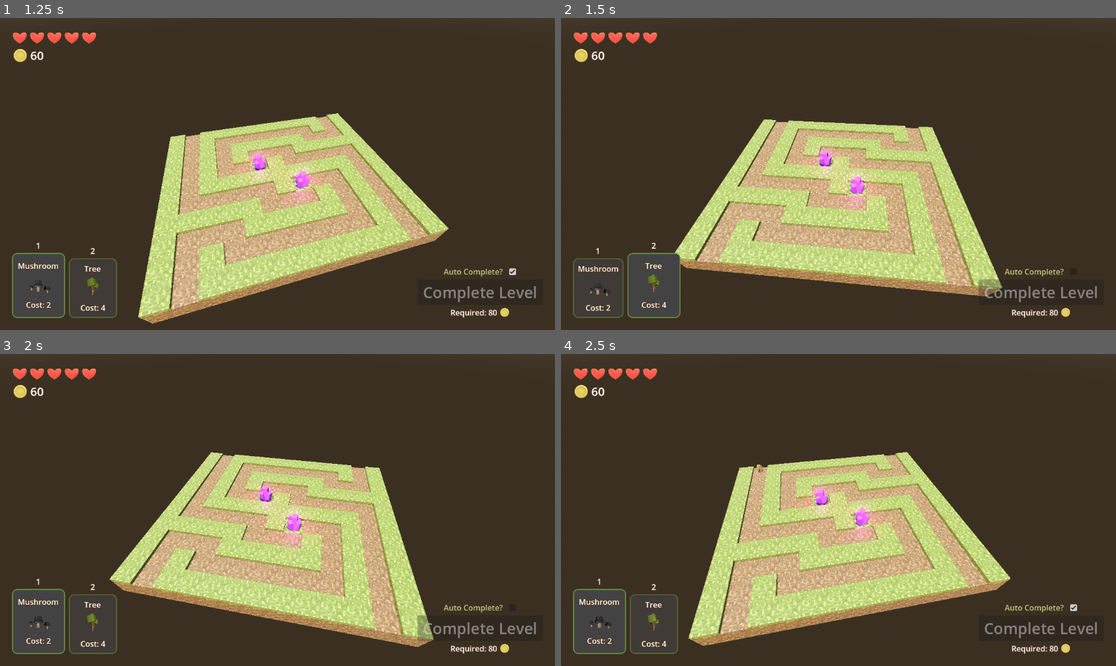
Above: before the commit, frames 1-4 (two rows, left to right).
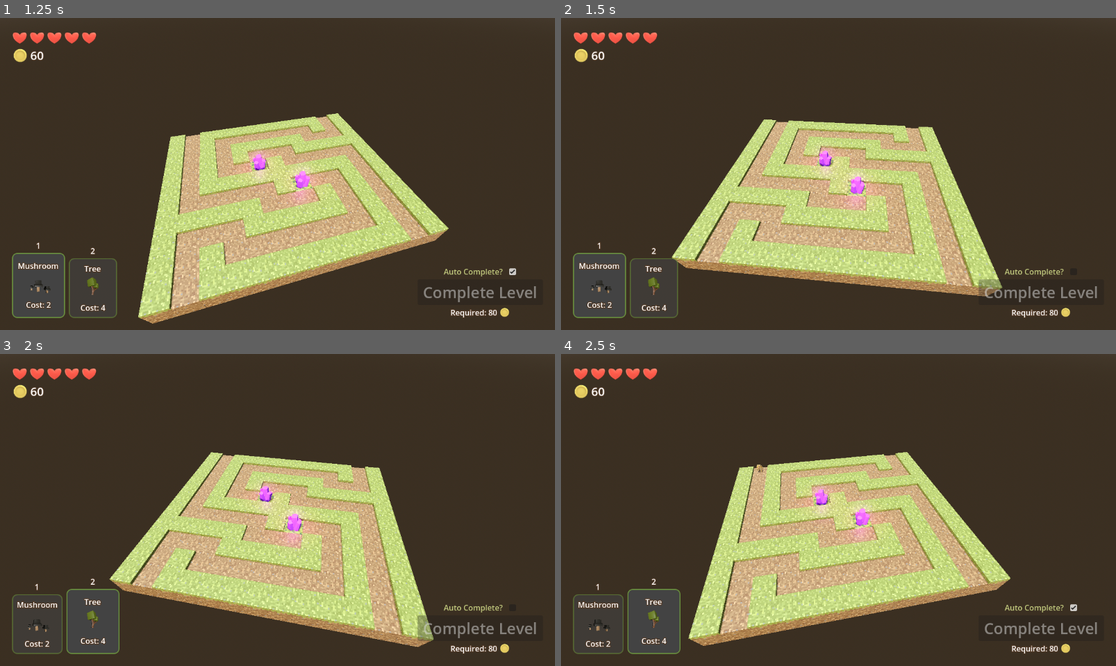
Above: after the commit, the same moments.

Repository: TheBoysJams/SeedsOfRenewal
Game: Godot game, scene res://Levels/level_four.tscn
Two runs of this game, one before a commit and one after it. Both use one fixed random seed, a clock stepped at 60 frames per second and the inputs below. This scene is started directly instead of the project's main scene.
Inputs (mouse positions are in pixels of both pictures, inside the frame that each line leads up to):
- Up to frame 1 (1.25 s): click "Auto Complete?" at 0.5 s
- Up to frame 2 (1.5 s): tap Enter at 1.25 s; move the mouse to (599, 280) at 1.27 s; hold D (RotateRight) from 1.28 s (still down); hold Mouse wheel up (NextPlant) from 1.28 s (still down); click (599, 280) at 1.42 s
- Up to frame 3 (2 s): keep holding D (RotateRight); keep holding Mouse wheel up (NextPlant)
- Up to frame 4 (2.5 s): tap Space at 2 s; move the mouse to (655, 616) at 2.02 s; release D (RotateRight) at 2.03 s; release Mouse wheel up (NextPlant) at 2.03 s; hold A (RotateLeft) from 2.03 s (still down); tap 1 (Plant1) at 2.1 s; click (655, 616) at 2.17 s

Frame 1 is identical in both runs. In frame 2, 1.3% of the frame differs, in the area x 2-22%, y 71-97%; in frame 3, 1.3%; in frame 4, 1.3%.
Error before the commit: Invalid assignment of property or key 'selectedTowerIndex' with value of type 'int' on a base object of type 'Nil'. (res://UI/gui.gd:48)

Commit message:
Fix bug in level four

Diff:
--- a/RenewalTreeDefence/Levels/level_four.tscn
+++ b/RenewalTreeDefence/Levels/level_four.tscn
@@ -55,7 +55,8 @@
 
 [node name="LevelFour" type="Node3D"]
 
-[node name="GUI" parent="." instance=ExtResource("1_gc8ap")]
+[node name="GUI" parent="." node_paths=PackedStringArray("player") instance=ExtResource("1_gc8ap")]
+player = NodePath("../Player")
 
 [node name="DirectionalLight3D" type="DirectionalLight3D" parent="."]
 transform = Transform3D(-0.866025, -0.433013, 0.25, 0, 0.5, 0.866025, -0.5, 0.75, -0.433013, 0, 0, 0)
--- a/RenewalTreeDefence/UI/theme.tres
+++ b/RenewalTreeDefence/UI/theme.tres
@@ -1,21 +1,6 @@
 [gd_resource type="Theme" load_steps=13 format=3 uid="uid://ckju245d2jl55"]
 
-[sub_resource type="StyleBoxFlat" id="StyleBoxFlat_0036y"]
-content_margin_left = 4.0
-content_margin_top = 4.0
-content_margin_right = 4.0
-content_margin_bottom = 4.0
-bg_color = Color(0.772549, 0.803922, 0.501961, 1)
-border_width_left = 2
-border_width_top = 2
-border_width_right = 2
-border_width_bottom = 2
-border_color = Color(0.321569, 0.223529, 0.145098, 1)
-corner_radius_top_left = 3
-corner_radius_top_right = 3
-corner_radius_bottom_right = 3
-corner_radius_bottom_left = 3
-corner_detail = 5
+[sub_resource type="StyleBoxEmpty" id="StyleBoxEmpty_sdk0q"]
 
 [sub_resource type="StyleBoxFlat" id="StyleBoxFlat_b2gqn"]
 content_margin_left = 4.0
@@ -141,7 +126,7 @@
 [resource]
 Button/colors/font_color = Color(0.317647, 0.215686, 0.141176, 1)
 Button/colors/font_focus_color = Color(0.317647, 0.215686, 0.141176, 1)
-Button/styles/focus = SubResource("StyleBoxFlat_0036y")
+Button/styles/focus = SubResource("StyleBoxEmpty_sdk0q")
 Button/styles/hover = SubResource("StyleBoxFlat_b2gqn")
 Button/styles/normal = SubResource("StyleBoxFlat_4mqvl")
 Button/styles/pressed = SubResource("StyleBoxFlat_3evym")
